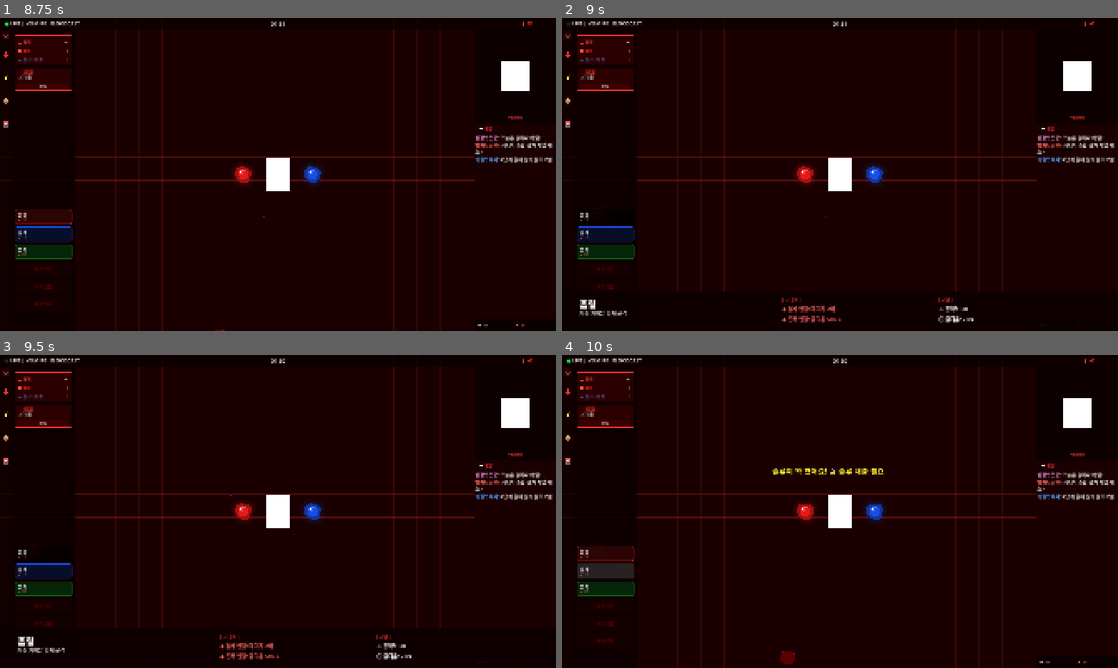
Above: before the commit, frames 1-4 (two rows, left to right).
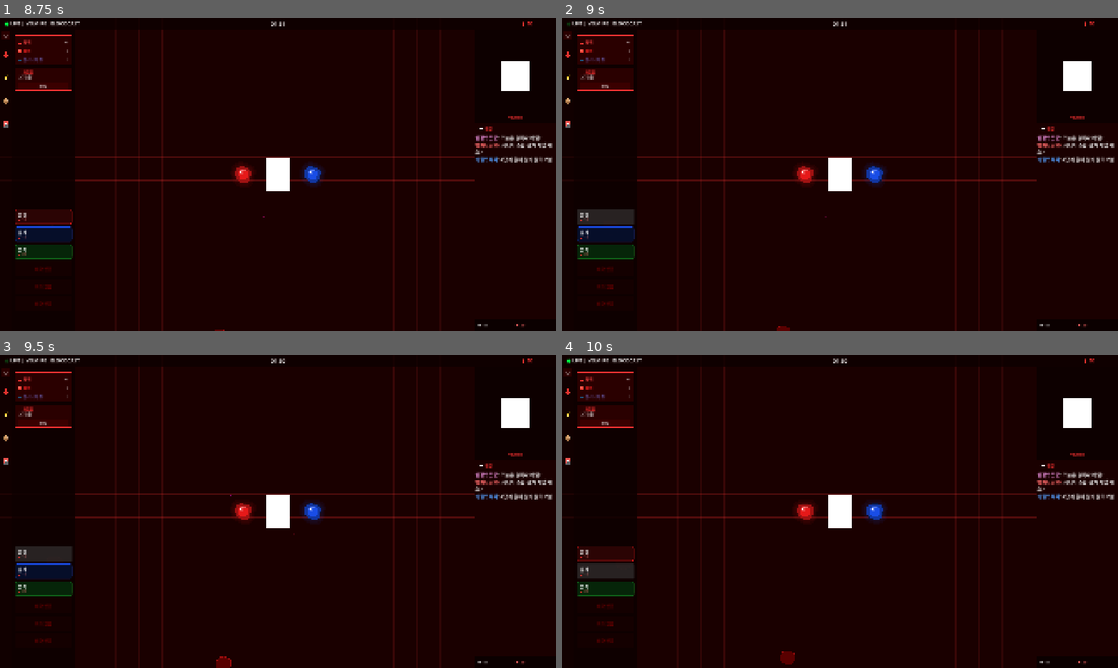
Above: after the commit, the same moments.

Repository: chalie-chariot/velmire
Game: Godot game, scene res://scenes/Main.tscn
The game is run twice, just before and just after one commit, with the same random seed, the same clock (stepped at 60 frames per second) and the same inputs.
Inputs (mouse positions are in pixels of both pictures, inside the frame that each line leads up to):
- Up to frame 1 (8.75 s): tap Enter at 0.5, 2.75, 5 s; move the mouse to (400, 158) at 0.52 s; hold P 0.53-1.25 s; click (400, 158) at 0.67 s; drag from (166, 190) to (250, 237) at 1.27 s; tap Space at 2, 3.5, 8 s; move the mouse to (333, 105) at 2.02 s; hold Shift 2.03-2.75 s; click (333, 105) at 2.17 s; tap P at 2.3 s; drag from (250, 237) to (111, 127) at 2.77 s; move the mouse to (444, 221) at 3.52 s; hold P 3.53-4.25 s; tap E at 3.6 s; click (444, 221) at 3.67 s; drag from (111, 127) to (194, 96) at 4.27 s; move the mouse to (305, 174) at 5.02 s; hold P 5.03-5.75 s; tap X at 5.1 s; click (305, 174) at 5.17 s; drag from (194, 96) to (166, 190) at 5.77 s; move the mouse to (400, 158) at 6.52 s; hold P 6.53-7.25 s; click (400, 158) at 6.67 s; drag from (166, 190) to (250, 237) at 7.27 s; move the mouse to (333, 105) at 8.02 s; hold P from 8.03 s (still down); tap Q at 8.1 s; click (333, 105) at 8.17 s
- Up to frame 2 (9 s): release P at 8.75 s; click "흡혈" at 8.75 s
- Up to frame 3 (9.5 s): no input
- Up to frame 4 (10 s): click "결계" at 9.5 s

Frame 1 is identical in both runs. In frame 2, 1.4% of the frame differs, in the area x 2-96%, y 1-100%; in frame 3, 1.5%; in frame 4, 0.3%.

Commit message:
회수 이펙트 , Q탭 버그 해결

Diff:
--- a/velmire/scripts/GameNode.gd
+++ b/velmire/scripts/GameNode.gd
@@ -35,8 +35,11 @@
 var _mouse_down_for_click: bool = false
 var _mouse_down_pos: Vector2 = Vector2.ZERO
 var is_preview: bool = false
+var spawn_cost: int = 0  # 드롭 시 재화 소모 (0이면 이미 소유)
 
 const _DRAG_THRESHOLD: float = 10.0
+var _drag_start_pos: Vector2 = Vector2.ZERO
+const DRAG_MIN_DIST: float = 10.0
 
 func start_range_fade_out() -> void:
 	_range_fade_timer = _range_fade_duration
@@ -72,6 +75,7 @@
 		grid_col = -1
 		grid_row = -1
 	is_dragging = true
+	_drag_start_pos = get_viewport().get_mouse_position()
 	_drag_offset = global_position - get_global_mouse_position()
 	_slot_position = global_position
 
@@ -150,6 +154,10 @@
 		elif event.button_index == MOUSE_BUTTON_LEFT and not event.pressed:
 			if is_dragging:
 				is_dragging = false
+				var drag_dist = get_viewport().get_mouse_position().distance_to(_drag_start_pos)
+				if drag_dist < DRAG_MIN_DIST:
+					queue_free()
+					return
 				_try_place_on_grid()
 				var main = get_tree().get_first_node_in_group("main")
 				if main and main.has_method("clear_all_node_selection"):
@@ -455,6 +463,9 @@
 		is_placed = true
 		grid_col = cell.x
 		grid_row = cell.y
+		if spawn_cost > 0 and ResourceManager:
+			ResourceManager.spend_blood(spawn_cost)
+			spawn_cost = 0
 		var cm = get_tree().get_first_node_in_group("connection_manager")
 		if cm and cm.has_method("set_last_placed"):
 			cm.set_last_placed(self)
--- a/velmire/scripts/Main.gd
+++ b/velmire/scripts/Main.gd
@@ -68,6 +68,7 @@
 var _indicator_was_hidden: bool = true
 var _pending_spawn_index: int = -1  # 재화 차감됐지만 아직 스폰 안된 슬롯 (중복 방지)
 var _slots_in_panel: bool = false  # X키로 슬롯이 Q 패널로 회수된 상태
+var _debug_slot_pos_printed: bool = false  # P키 디버그 1프레임만
 var _slot_data: Array[String] = ["", "", "", "", "", ""]  # 6개 인디케이터 슬롯
 var _selected_nodes: Array = []
 var _combo_count: int = 0
@@ -108,6 +109,7 @@
 func _ready() -> void:
 	add_to_group("main")
 	process_mode = Node.PROCESS_MODE_ALWAYS
+	_unlocked_slots = 6  # 테스트: 슬롯 전체 해금
 	print("Main 시작")
 	var coffin_center: Vector2 = _coffin_rect.position + _coffin_rect.size / 2
 	$EntityLayer/HeartPulse.setup(coffin_center)
@@ -264,7 +266,7 @@
 		return
 	for d in _owned_nodes:
 		if d["id"] == node_id:
-			_spawn_node_to_field(d)
+			_spawn_node_to_field(d, false)  # spend_on_drop=false (이미 소유)
 			_slot_data[index] = ""
 			_update_slot_visual(index)
 			break
@@ -446,17 +448,29 @@
 
 	$CanvasLayer/LeftPanel/Card4_DeckSlots.hide()
 
-func _spawn_node_to_field(data: Dictionary) -> void:
+func _get_node_cost(data: Dictionary) -> int:
+	if data.has("cost"):
+		return data["cost"]
+	match data.get("id", ""):
+		"absorb": return 10
+		"freeze": return 15
+		"resonate": return 20
+	return 0
+
+func _spawn_node_to_field(data: Dictionary, spend_on_drop: bool = false) -> Node2D:
 	var node_scene = preload("res://scenes/GameNode.tscn")
 	var node = node_scene.instantiate()
 	node.node_id = data.id
 	node.node_type = data.type
 	node.node_color = data.color
+	node.spawn_cost = _get_node_cost(data) if spend_on_drop else 0
 	node.global_position = get_viewport().get_mouse_position()
 	node._slot_position = get_viewport().get_mouse_position()
 	node.is_dragging = true
 	node._drag_offset = Vector2.ZERO
+	node._drag_start_pos = get_viewport().get_mouse_position()
 	$EntityLayer.add_child(node)
+	return node
 
 func _on_owned_node_input(event: InputEvent, data: Dictionary) -> void:
 	if not event is InputEventMouseButton:
@@ -464,12 +478,7 @@
 	if event.button_index != MOUSE_BUTTON_LEFT or not event.pressed:
 		return
 
-	var cost: int = 10
-	match data.id:
-		"absorb": cost = 10
-		"freeze": cost = 15
-		"resonate": cost = 20
-
+	var cost: int = _get_node_cost(data)
 	if ResourceManager.blood < cost:
 		_show_deny_popup("혈액 부족! 🩸%d 필요" % cost)
 		return
@@ -487,10 +496,7 @@
 		_show_deny_popup("슬롯이 꽉 찼어요! 🔓 슬롯 해금 필요")
 		return
 
-	if not ResourceManager.spend_blood(cost):
-		return
-
-	_spawn_node_to_field(data)
+	_spawn_node_to_field(data, true)  # spend_on_drop=true
 
 func register_node_select(node: Node2D) -> void:
 	if node in _selected_nodes:
@@ -608,11 +614,8 @@
 		_show_deny_popup("슬롯이 꽉 찼어요! 🔓 슬롯 해금 필요")
 		return
 
-	# 재화 차감 (1번만)
 	_pending_spawn_index = index
-	ResourceManager.spend_blood(data.cost)
-
-	_spawn_node_to_field(data)
+	_spawn_node_to_field(data, true)  # spend_on_drop=true
 	call_deferred("_clear_pending_spawn")  # 프레임 끝에 초기화 (중복 이벤트 방지)
 	get_viewport().set_input_as_handled()
 
@@ -816,6 +819,19 @@
 	tween.tween_callback(label.queue_free)
 
 func _process(delta: float) -> void:
+	if Input.is_key_pressed(KEY_P):
+		if not _debug_slot_pos_printed:
+			_debug_slot_pos_printed = true
+			print("_dots_container position:", _dots_container.position)
+			print("슬롯0 global_position:", _dots_container.get_children()[0].global_position)
+			for child in _dots_container.get_children():
+				if child is Panel:
+					print("슬롯 position:", child.position)
+					print("슬롯 부모 position:", _dots_container.position)
+					print("_hint_area position:", _hint_area.position)
+	else:
+		_debug_slot_pos_printed = false
+
 	if _hitstop_timer > 0:
 		_hitstop_timer -= delta / Engine.time_scale  # 실제 시간 기준 감소
 		Engine.time_scale = 0.05
@@ -1494,6 +1510,7 @@
 			_recall_slots_to_panel()
 
 func _recall_slots_to_panel() -> void:
+	print("회수 시점 _hint_area.position:", _hint_area.position)
 	if _slots_in_panel:
 		_show_deny_popup("이미 회수했습니다 [X]")
 		return
@@ -1502,6 +1519,9 @@
 	for i in range(_slot_data.size()):
 		if _slot_data[i] != "":
 			recalled_count += 1
+			var idx = i
+			var delay = idx * 0.08
+			get_tree().create_timer(delay).timeout.connect(func(): _fire_slot_wave(idx))
 		_slot_data[i] = ""
 		_update_slot_visual(i)
 
@@ -1518,6 +1538,61 @@
 	_hint_hiding = false
 	_hint_area.visible = false  # 완전히 숨긴 상태로 리셋
 	_indicator_was_hidden = true  # 다시 올라올 수 있게
+	_slots_in_panel = false  # 인디케이터 다시 올라올 수 있게 리셋
+
+func _fire_slot_wave(index: int) -> void:
+	var slots = _dots_container.get_children()
+	if index >= slots.size():
+		return
+	var slot = slots[index]
+
+	var effect = Node2D.new()
+	$EntityLayer.add_child(effect)
+	effect.position = Vector2(slot.global_position.x + 32, 980)
+
+	# 중앙 플래시: 순간 번쩍
+	var flash = Panel.new()
+	flash.size = Vector2(48, 48)
+	flash.position = Vector2(-24, -24)
+	flash.pivot_offset = Vector2(24, 24)
+	var flash_style = StyleBoxFlat.new()
+	flash_style.set_corner_radius_all(24)
+	flash_style.bg_color = Color(1.0, 0.9, 0.5, 0.8)
+	flash_style.set_border_width_all(0)
+	flash.add_theme_stylebox_override("panel", flash_style)
+	effect.add_child(flash)
+	var flash_tw = create_tween()
+	flash_tw.tween_property(flash, "scale", Vector2(1.2, 1.2), 0.08).set_ease(Tween.EASE_OUT)
+	flash_tw.parallel().tween_property(flash, "modulate:a", 0.0, 0.12).set_ease(Tween.EASE_IN)
+
+	# 3겹 리플: 순차 확장 + 페이드
+	for j in range(3):
+		var ring = Panel.new()
+		ring.size = Vector2(64, 64)
+		ring.position = Vector2(-32, -32)
+		ring.pivot_offset = Vector2(32, 32)
+		ring.modulate.a = 0.0
+		var ring_style = StyleBoxFlat.new()
+		ring_style.set_corner_radius_all(32)
+		var alpha_inner = 0.25 - j * 0.06
+		var alpha_border = 0.7 - j * 0.15
+		ring_style.bg_color = Color(1.0, 0.4, 0.2, alpha_inner)
+		ring_style.border_color = Color(1.0, 0.5, 0.3, alpha_border)
+		ring_style.set_border_width_all(6)
+		ring.add_theme_stylebox_override("panel", ring_style)
+		effect.add_child(ring)
+
+		var tw = create_tween()
+		tw.tween_interval(j * 0.06)
+		tw.tween_property(ring, "modulate:a", 1.0, 0.02)
+		tw.tween_property(ring, "scale", Vector2(2.8, 2.8), 0.4)\
+			.set_ease(Tween.EASE_OUT).set_trans(Tween.TRANS_BACK)
+		tw.parallel().tween_property(ring, "modulate:a", 0.0, 0.35)\
+			.set_delay(0.08).set_ease(Tween.EASE_IN)
+
+	get_tree().create_timer(0.65).timeout.connect(
+		func(): if is_instance_valid(effect): effect.queue_free()
+	)
 
 func _on_left_tab_gui_input(event: InputEvent) -> void:
 	if event is InputEventMouseButton and event.pressed and event.button_index == MOUSE_BUTTON_LEFT:
